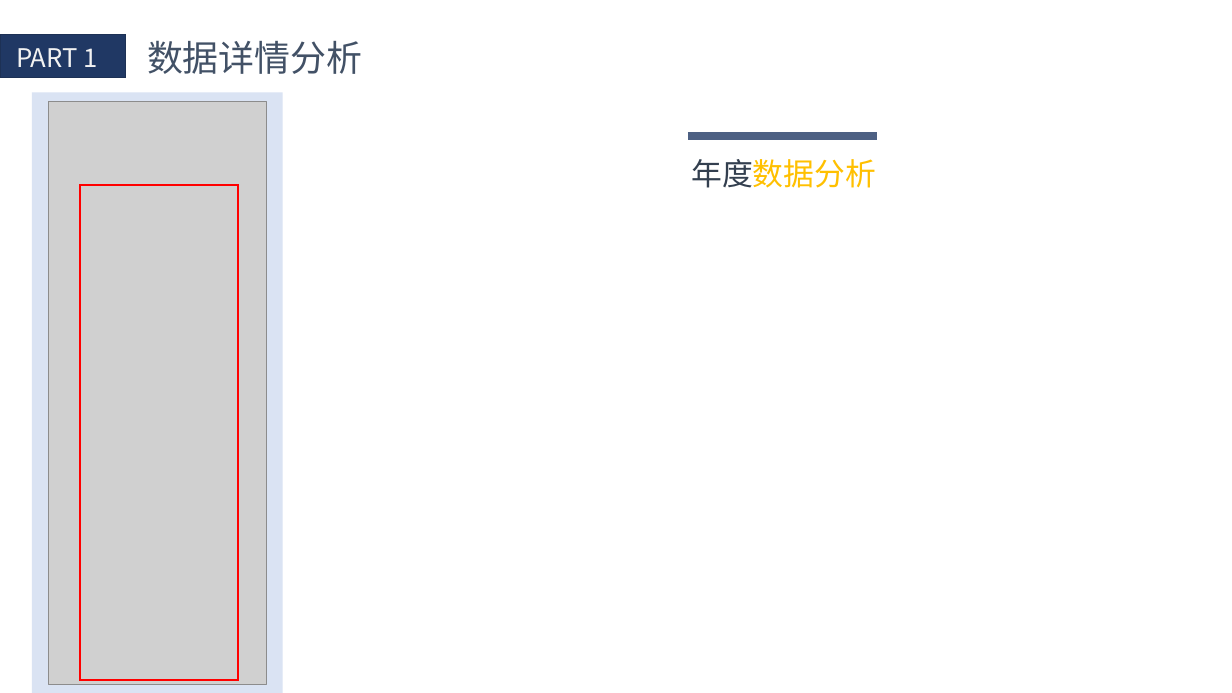
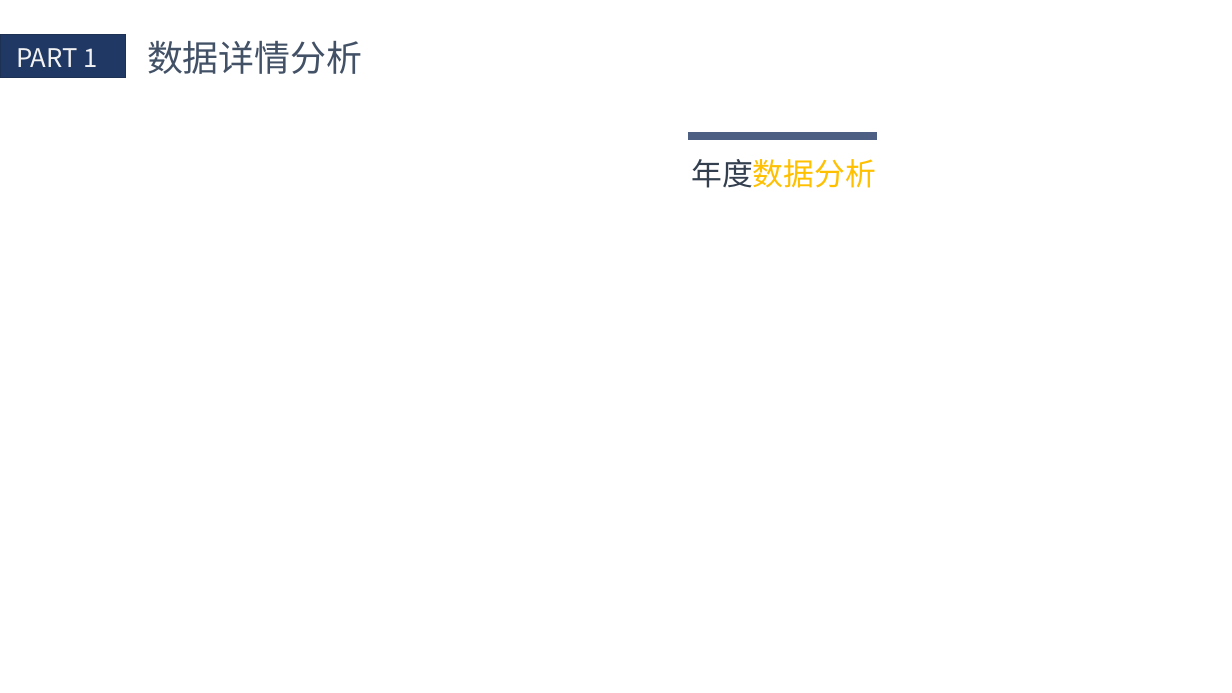
Before and after one commit to QinCheng0928/Cocos2d, a slide deck: slide 8 of 文档/DesignPattern.pptx (slide 3 before the commit). Drawn at 1232x693 pixels with LibreOffice and Linux fonts; fonts in the diff are those of the drawing; grey boxes stand for pictures. Boxes give left, top, right and bottom in pixels: in the first picture for what was removed or moved away, otherwise in the second. Text is boxed around its words. In the diff, an @@ line names an element or a change of style, - is before the commit and + after.

```diff
--- a/文档/DesignPattern.pptx
+++ b/文档/DesignPattern.pptx
@@ rectangle removed at [31,92,283,693] @@
@@ picture removed at [48,102,266,685] @@
@@ rectangle removed at [80,186,238,680] @@
```
Also in this commit, not shown: 2 other slides changed, 5 slides added, 1 slide removed, 1 other file.
